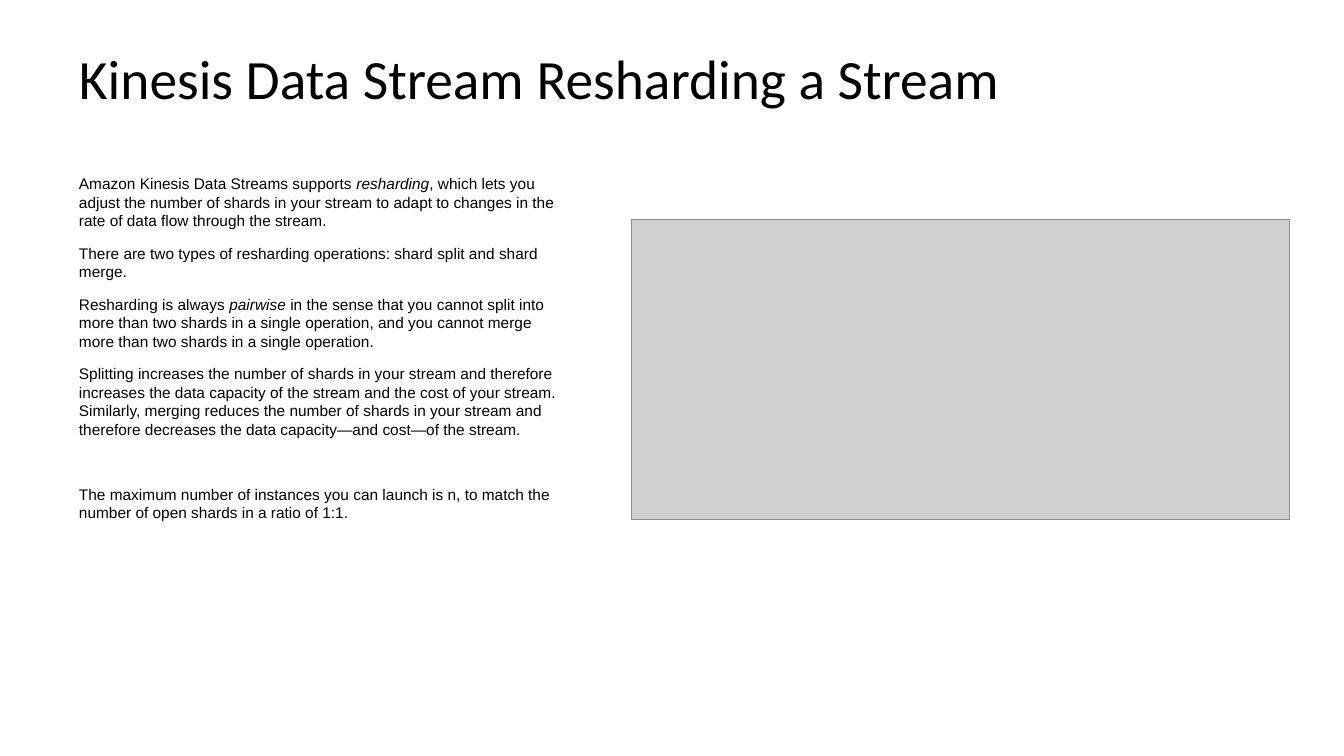
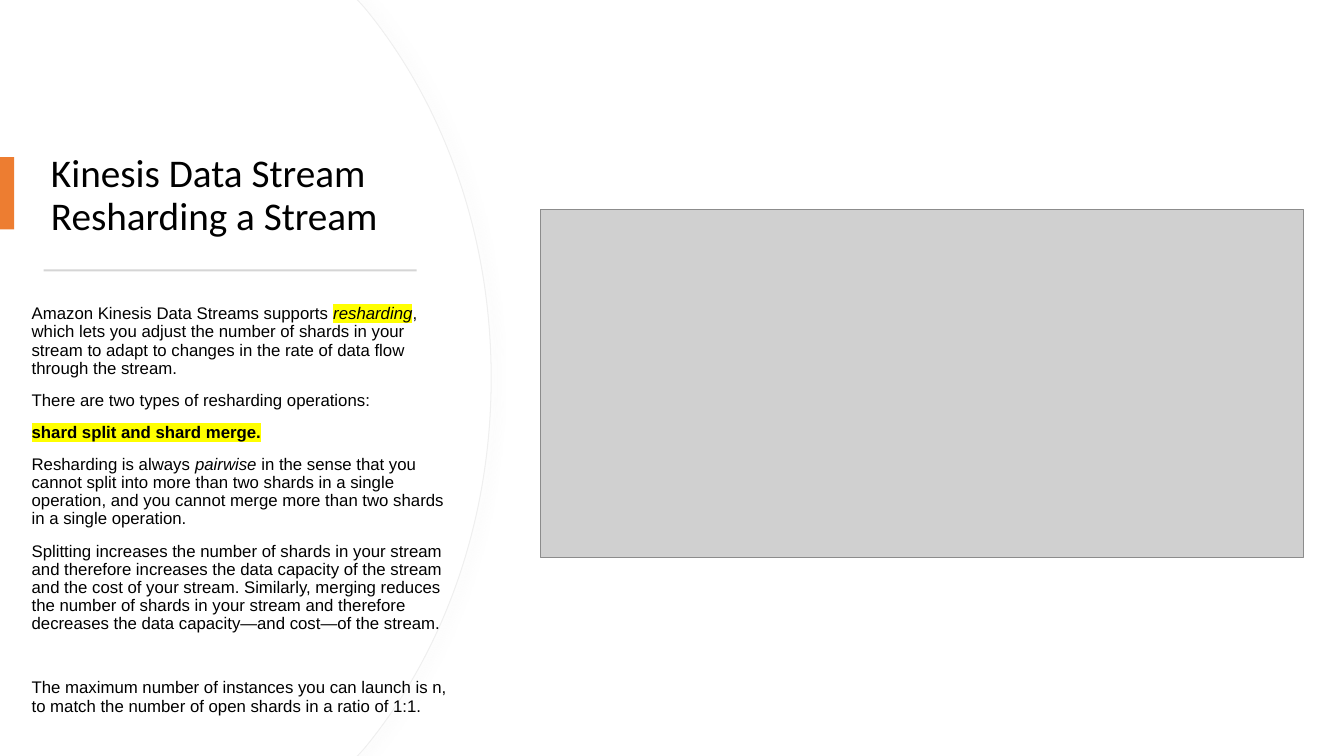
Before and after one commit to IlyaChakun/aws-iba-courses, a slide deck: slide 5 of lecture-materials/Analytics/Kinesis/Kinesis.pptx (slide 4 before the commit). Drawn at 1344x756 pixels with LibreOffice and Linux fonts; fonts in the diff are those of the drawing; grey boxes stand for pictures. Boxes give left, top, right and bottom in pixels: in the first picture for what was removed or moved away, otherwise in the second. Text is boxed around its words. In the diff, an @@ line names an element or a change of style, - is before the commit and + after.

```diff
--- a/lecture-materials/Analytics/Kinesis/Kinesis.pptx
+++ b/lecture-materials/Analytics/Kinesis/Kinesis.pptx
@@ freeform shape added at <box>0,0,491,756</box>, fill #FFFFFF, outline #EFEFEF 0.75 pt @@
@@ freeform shape added at <box>0,0,490,756</box>, fill #FFFFFF @@
@@ title "Kinesis Data Stream Resharding a ...": place and size @@
-title "Kinesis Data Stream Resharding a ..." at <box>79,60,999,109</box>
+title "Kinesis Data Stream Resharding a ..." at <box>51,160,378,237</box>
@@ title "Kinesis Data Stream Resharding a ..." at <box>51,160,378,237</box>: size 39.6 to 28 pt @@
@@ rectangle added at <box>0,157,14,230</box>, fill #ED7D31 @@
@@ picture: place and size @@
-picture at <box>632,220,1291,519</box>
+picture at <box>540,210,1304,558</box>
@@ rectangle added at <box>43,269,416,271</box>, fill #D5D5D5 @@
@@ text "Amazon Kinesis Data Streams supports ...": place and size @@
-text "Amazon Kinesis Data Streams supports ..." at <box>79,178,555,522</box>
+text "Amazon Kinesis Data Streams supports ..." at <box>32,306,446,716</box>
@@ text at <box>32,306,446,716</box>: size 11 to 12 pt; highlight none to #FFFF00 in "resharding,"; line spacing 1 to 0.9 @@
@@ text at <box>32,394,370,442</box>: text changed; size 11 to 12 pt @@
-There are two types of resharding operations: shard split and shard merge.
+There are two types of resharding operations:
+shard split and shard merge.
```
Also in this commit, not shown: 12 other slides changed, 6 slides added, 2 slides removed.
